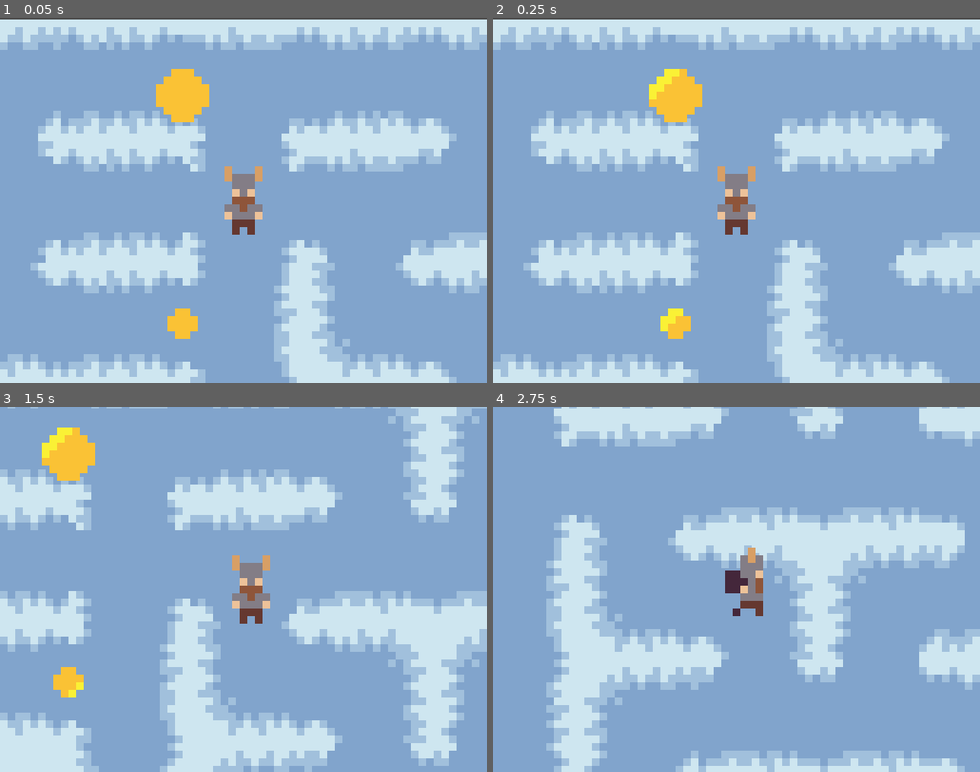
Above: before the commit, frames 1-4 (two rows, left to right).
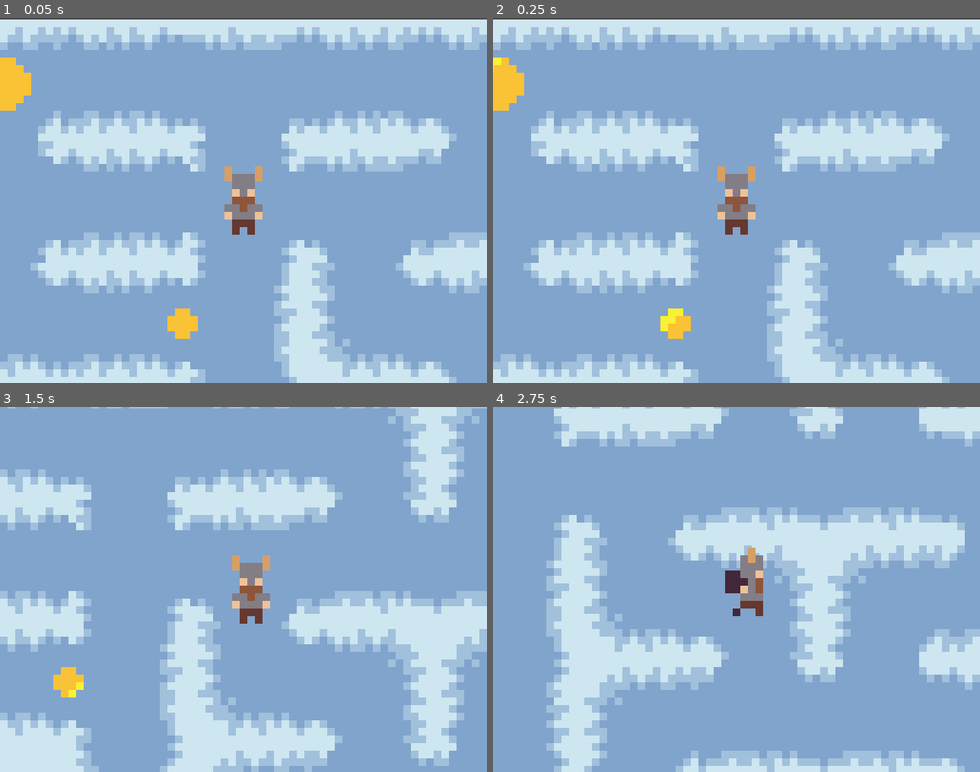
Above: after the commit, the same moments.

Repository: mattdibi/pac-viking
Game: Godot game, scene res://Main.tscn
Same seed, same stepped clock (60 frames per second), same inputs: the game is played once before the commit and once after it.
Inputs:
- Up to frame 1 (0.05 s): no input
- Up to frame 2 (0.25 s): no input
- Up to frame 3 (1.5 s): hold Right (ui_right) 0.53-1.28 s; hold Down (ui_down) from 1.28 s (still down)
- Up to frame 4 (2.75 s): release Down (ui_down) at 2.03 s; hold Right (ui_right) from 2.03 s (still down)

The runs differ from the first frame. In frame 1, 1.9% of the frame differs, in the area x 0-43%, y 10-29%; in frame 2, 1.9%; in frame 3, 1.2%; in frame 4, nothing differs.

Commit message:
Moved PowerCoin position

Diff:
--- a/Main.tscn
+++ b/Main.tscn
@@ -9,10 +9,6 @@
 [node name="Main" type="Node"]
 script = ExtResource( 2 )
 
-[node name="TileMap" parent="." instance=ExtResource( 5 )]
-
-[node name="Player" parent="." instance=ExtResource( 1 )]
-
 [node name="PlayerStartPosition" type="Position2D" parent="."]
 position = Vector2( 400.201, 237.772 )
 
@@ -20,7 +16,11 @@
 position = Vector2( 320, 400 )
 
 [node name="PowerCoinStartPosition" type="Position2D" parent="."]
-position = Vector2( 320, 100 )
+position = Vector2( 86.0327, 85.0021 )
+
+[node name="TileMap" parent="." instance=ExtResource( 5 )]
+
+[node name="Player" parent="." instance=ExtResource( 1 )]
 
 [node name="Coin" parent="." instance=ExtResource( 3 )]
 
